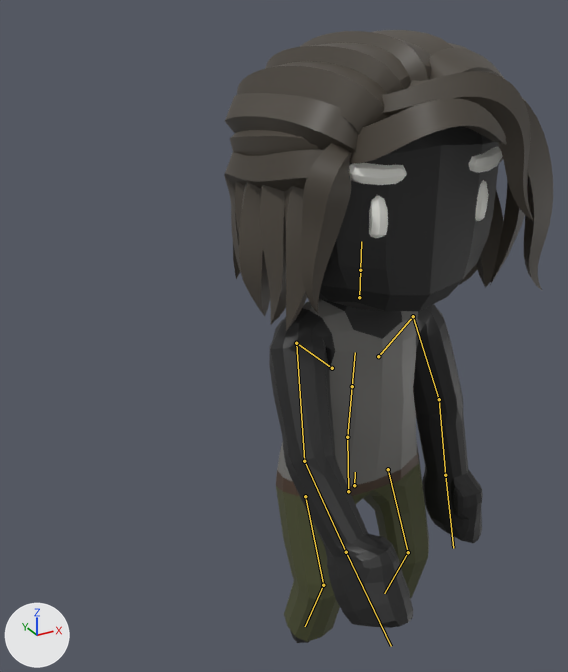
The glTF model assets/models/Casual3_Female.gltf, before and after one commit.
One viewpoint serves both versions: a 50 mm camera at (-1.95, -2.81, 3.25) aimed at (-0.4, 0.01, 1.84). The axes (+X, +Y, +Z) are drawn at lower left. The lights are the same throughout. The first picture is the older version. Both versions are drawn at frame 0 of the action 'SitDown'; the numbers are the values there. The bones that change, and the others that lie on the model, are drawn over the model as lines.

Objects in the first picture: 'Body'.
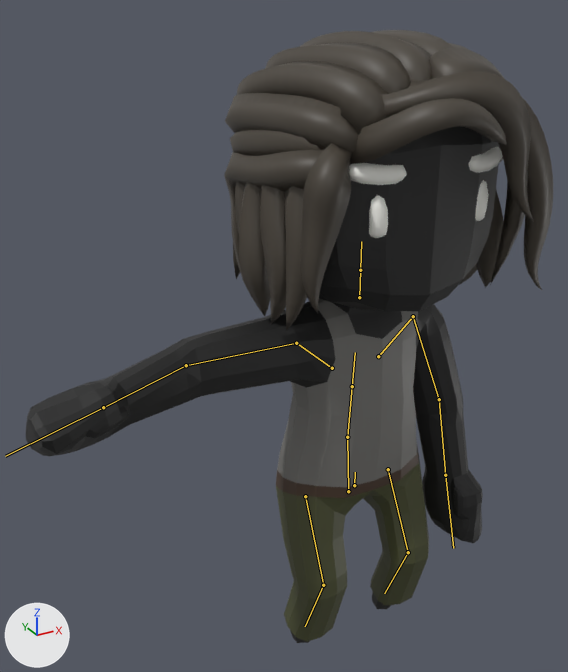
Pixel boxes (x1, y1, x2, y2) of what changed, in the pictures (568 x 672 px):
'Body', posed (60% wider): before (224, 30, 553, 643); after (26, 30, 553, 643)
bone 'UpperArm.R', root to tip: before (296, 343) to (304, 461); after (296, 343) to (186, 365)

The edits, one by one:
Bone 'UpperArm.R' (bone_upperarm_r) turns from (-58, 5, 60) to (0, 0, 0) degrees about its own x, y and z.
